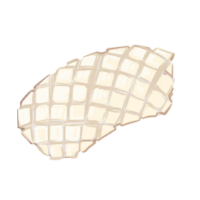
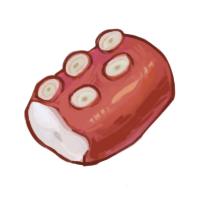
Two versions of the same layered image (200px x 200px). Layer-by-layer changes:
hid "Layer 17" over box(16, 44, 176, 161)
showed "Layer 15", painted on it over box(23, 28, 176, 187)
